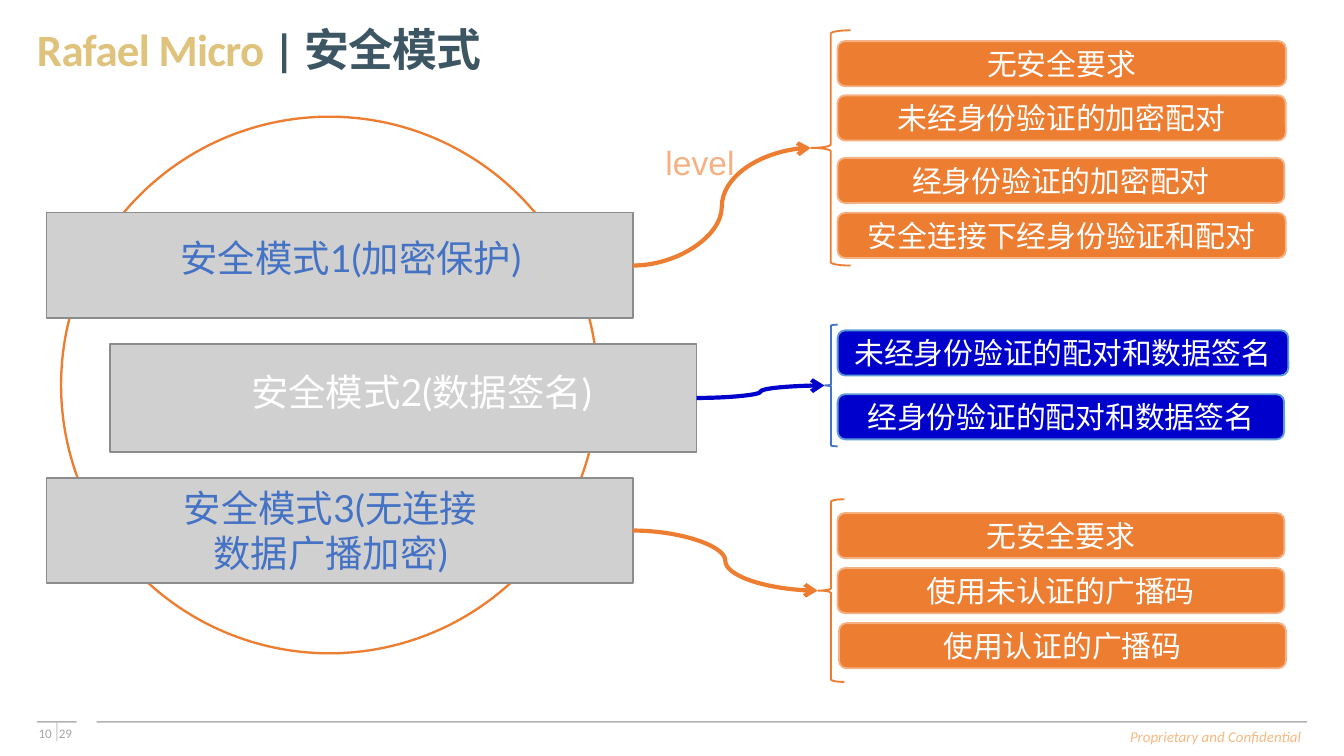
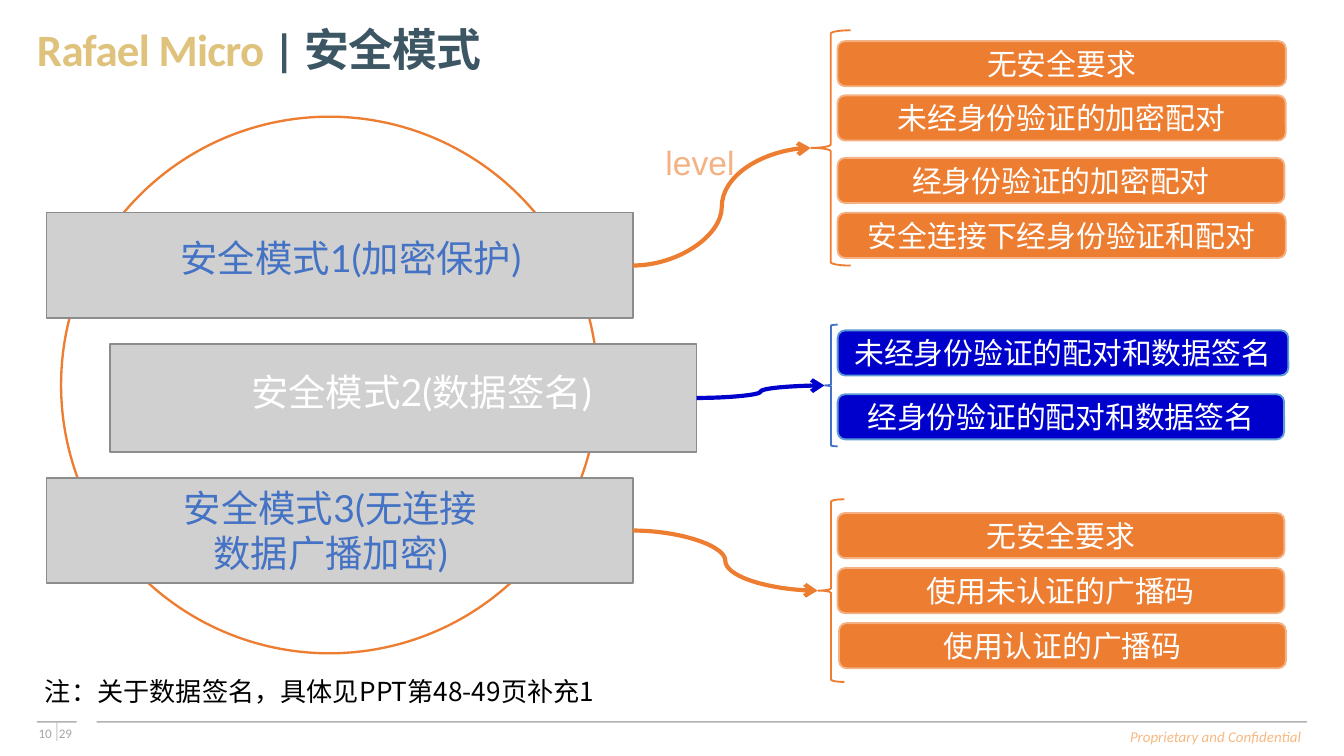
Before and after one commit to SimonLee584/rt58x_alpha_training_maindev, a slide deck: slide 10 of Meeting_Doc/Part-II_Ble_Spec/BLE学习报告(许浩彬).pptx. Drawn at 1344x756 pixels with LibreOffice and Linux fonts; fonts in the diff are those of the drawing; grey boxes stand for pictures; background and template pictures are left out. Boxes give left, top, right and bottom in pixels: in the first picture for what was removed or moved away, otherwise in the second. Text is boxed around its words. In the diff, an @@ line names an element or a change of style, - is before the commit and + after.

```diff
--- a/Meeting_Doc/Part-II_Ble_Spec/BLE学习报告(许浩彬).pptx
+++ b/Meeting_Doc/Part-II_Ble_Spec/BLE学习报告(许浩彬).pptx
@@ text added at [45,679,594,704], 14 pt, text #000000 @@
+注：关于数据签名，具体见PPT第48-49页补充1
```
Also in this commit, not shown: 4 other slides changed, 5 slides added.
